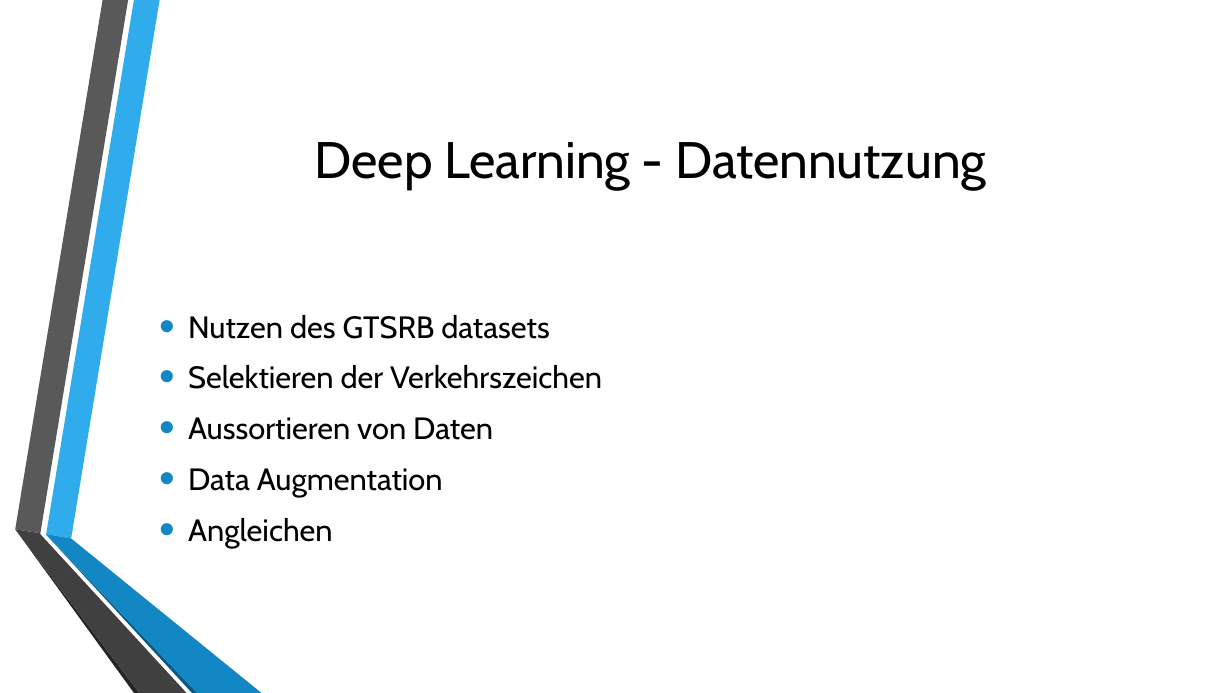
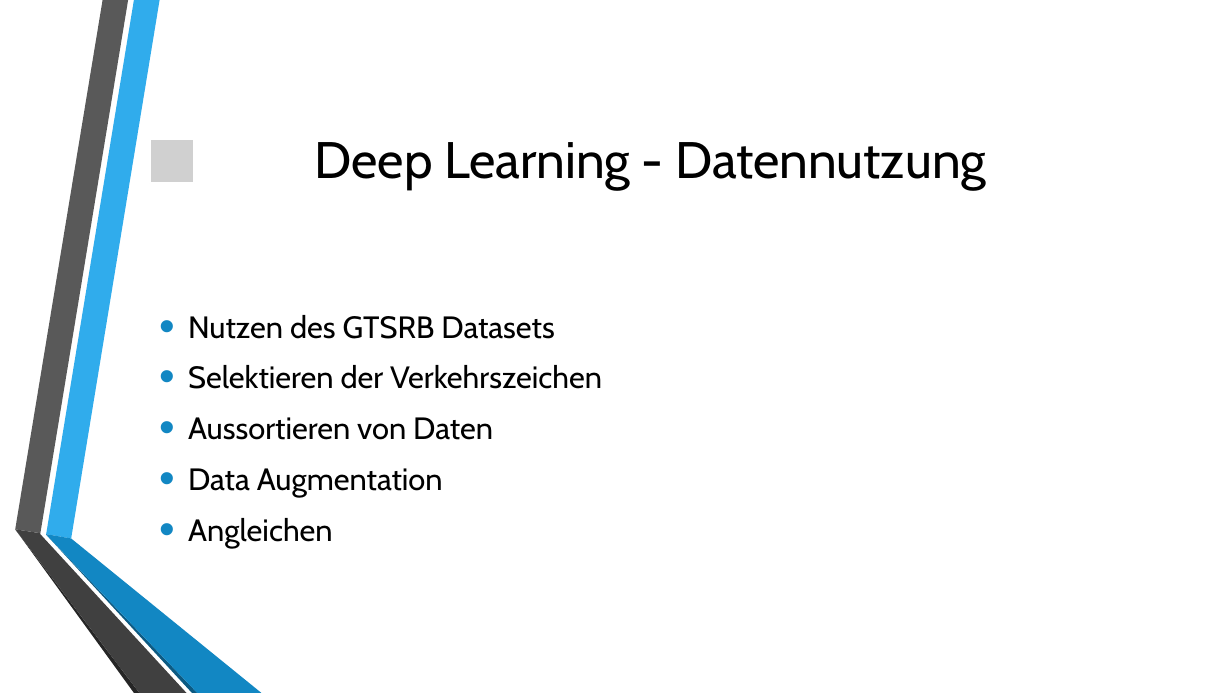
Before and after one commit to uol-mediaprocessing-201920/group-projects-traffic-signs, a slide deck: slide 7 of Praesentation_medienverarbeitung.pptx (slide 6 before the commit). Drawn at 1232x693 pixels with LibreOffice and Linux fonts; fonts in the diff are those of the drawing; grey boxes stand for pictures; background and template pictures are left out. Boxes give left, top, right and bottom in pixels: in the first picture for what was removed or moved away, otherwise in the second. Text is boxed around its words. In the diff, an @@ line names an element or a change of style, - is before the commit and + after.

```diff
--- a/Praesentation_medienverarbeitung.pptx
+++ b/Praesentation_medienverarbeitung.pptx
@@ picture added at (x1=150, y1=140, x2=194, y2=183) @@
@@ text at (x1=188, y1=315, x2=554, y2=339): text changed @@
-• Nutzen des GTSRB datasets
+• Nutzen des GTSRB Datasets
```
Also in this commit, not shown: 7 other slides changed, 1 slide added.
